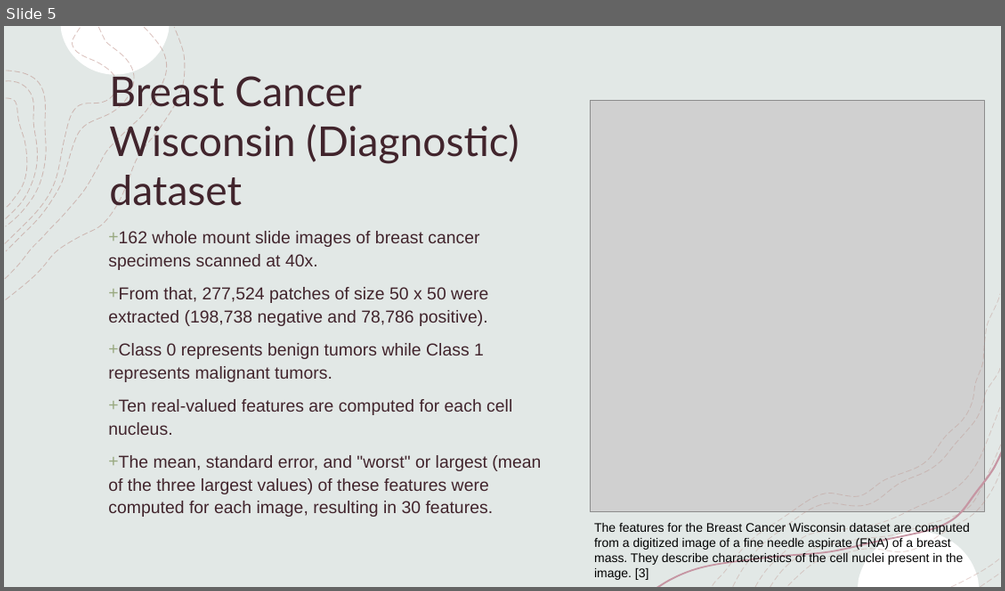
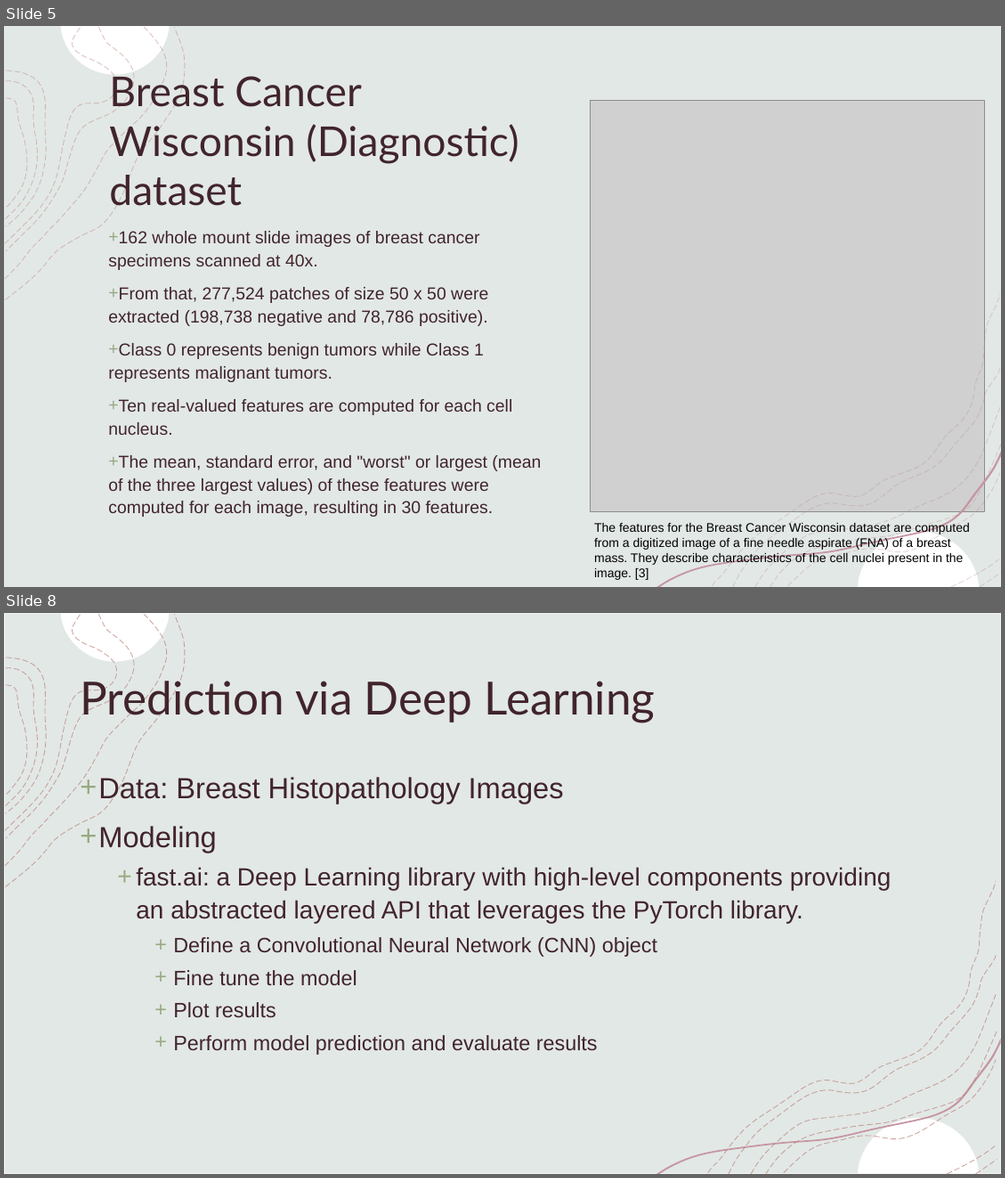
Before and after one commit to dkinneyBU/DSC680, a slide deck: Assignments/Week12/DKinney-Project 3 Presentation.pptx. Shown one above the other, each under a label of ours: slide 5 before the commit, slides 5 and 8 after it; the slides between them are not shown. The pictures are 1005x591 and 1005x1178 pixels, drawn with LibreOffice and Linux fonts; fonts in the diff are those of the drawing; grey boxes stand for pictures. Boxes give left, top, right and bottom in pixels: in the first picture for what was removed or moved away, otherwise in the second. Text is boxed around its words. In the diff, an @@ line names an element or a change of style, - is before the commit and + after.

```diff
--- a/Assignments/Week12/DKinney-Project 3 Presentation.pptx
+++ b/Assignments/Week12/DKinney-Project 3 Presentation.pptx
@@ slide 8 added at (x1=4, y1=613, x2=1001, y2=1174), background #FFFFFF; not listed: 8 template elements that a slide beside it also shows @@
@@ rectangle added at (x1=4, y1=613, x2=1001, y2=1174), fill #E2E8E6, outline #F2F2F2 1 pt @@
@@ freeform shape added at (x1=61, y1=613, x2=170, y2=662), fill #FFFFFF @@
@@ group added at (x1=6, y1=615, x2=185, y2=887): 4 freeform shapes @@
@@ title added at (x1=80, y1=675, x2=655, y2=723), 44 pt, text #41242C @@
+Prediction via Deep Learning
@@ text added at (x1=98, y1=777, x2=891, y2=1054), 24 pt, text #41242C @@
++ Data: Breast Histopathology Images
++ Modeling
+  + fast.ai: a Deep Learning library with high-level components providing an abstracted layered API that leverages the PyTorch library.
+    + Define a Convolutional Neural Network (CNN) object
+    + Fine tune the model
+    + Plot results
+    + Perform model prediction and evaluate results
@@ freeform shape added at (x1=708, y1=881, x2=996, y2=1172), outline #BA887F 0.75 pt dashed @@
@@ freeform shape added at (x1=656, y1=1038, x2=1001, y2=1174), fill #C696A3 @@
@@ freeform shape added at (x1=784, y1=1060, x2=995, y2=1172), outline #BA887F 0.75 pt dashed @@
@@ freeform shape added at (x1=858, y1=1118, x2=979, y2=1173), fill #FFFFFF @@
```
Also in this commit, not shown: 2 slides changed, 11 other slides added, 1 other file.
